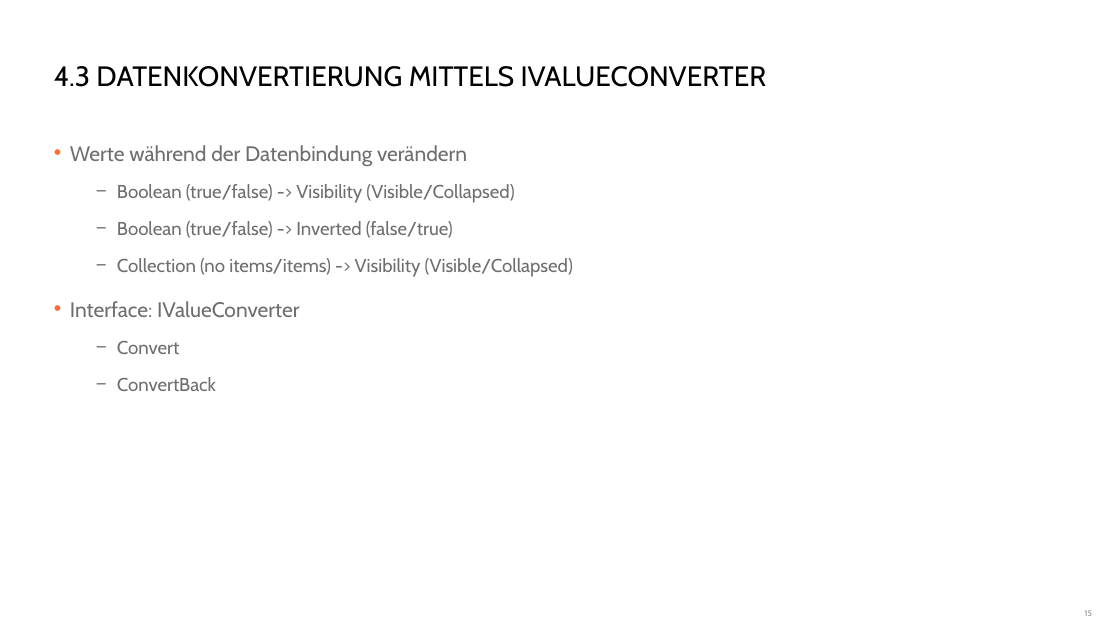
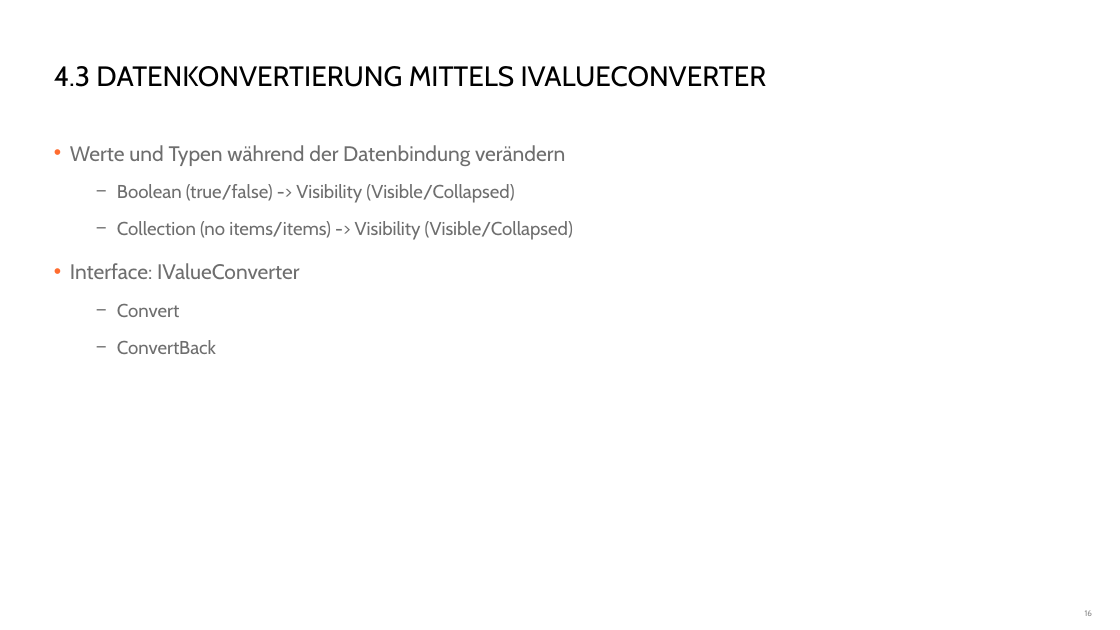
Before and after one commit to danielbeckmann/DotNETJumpStart, a slide deck: slide 16 of 06. Universal Windows Platform/Entwicklung einer App für die universelle Windows Plattform.pptx (slide 15 before the commit). Drawn at 1120x630 pixels with LibreOffice and Linux fonts; fonts in the diff are those of the drawing; background and template pictures are left out. Boxes give left, top, right and bottom in pixels: in the first picture for what was removed or moved away, otherwise in the second. Text is boxed around its words. In the diff, an @@ line names an element or a change of style, - is before the commit and + after.

```diff
--- a/06. Universal Windows Platform/Entwicklung einer App für die universelle Windows Plattform.pptx
+++ b/06. Universal Windows Platform/Entwicklung einer App für die universelle Windows Plattform.pptx
@@ text at (70, 145, 565, 166): text changed @@
-• Werte während der Datenbindung verändern
+• Werte und Typen während der Datenbindung verändern
@@ text at (117, 221, 453, 238): paragraph removed @@
-  − Boolean (true/false) -> Inverted (false/true)
```
Also in this commit, not shown: 2 other slides changed, 3 slides added.
